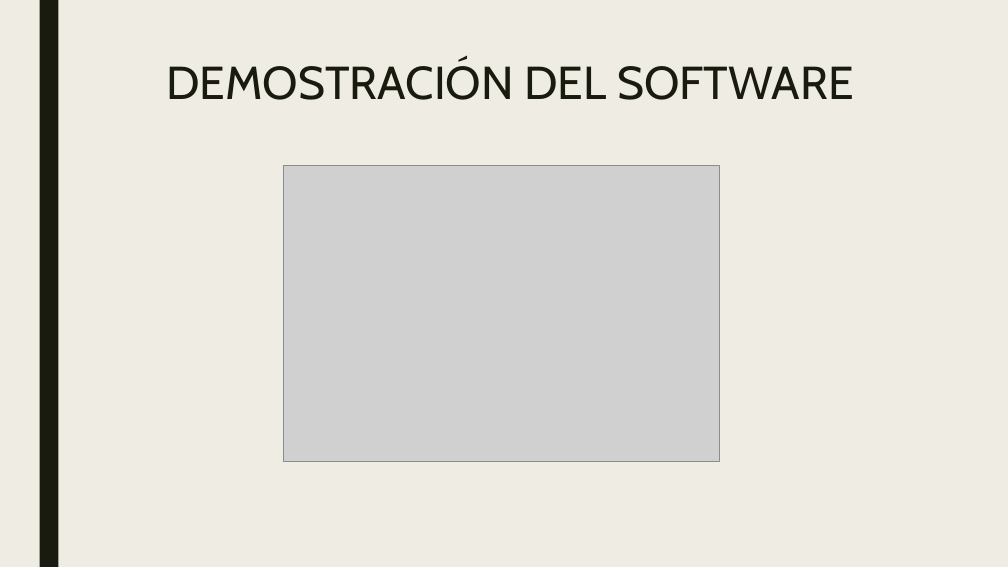
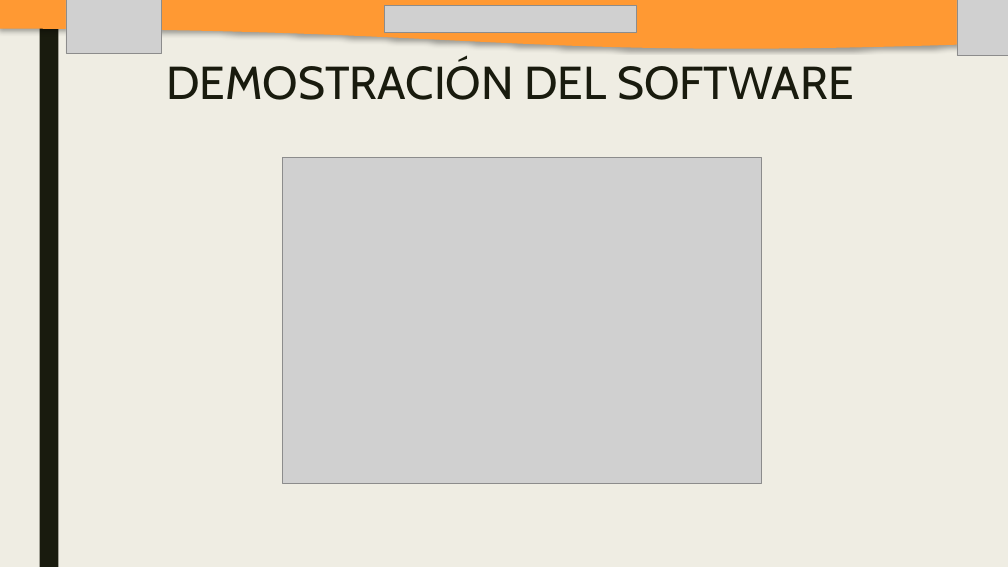
Before and after one commit to SM-ROOT/SM-ROOT, a slide deck: slide 24 of 9°A/Integradora/diapositiva/SM-ROOT_APPMO-SP.pptx (slide 21 before the commit). Drawn at 1008x567 pixels with LibreOffice and Linux fonts; fonts in the diff are those of the drawing; grey boxes stand for pictures. Boxes give left, top, right and bottom in pixels: in the first picture for what was removed or moved away, otherwise in the second. Text is boxed around its words. In the diff, an @@ line names an element or a change of style, - is before the commit and + after.

```diff
--- a/9°A/Integradora/diapositiva/SM-ROOT_APPMO-SP.pptx
+++ b/9°A/Integradora/diapositiva/SM-ROOT_APPMO-SP.pptx
@@ freeform shape added at [0,0,1008,48], fill #FF9933 @@
@@ picture added at [66,0,161,54] @@
@@ picture added at [385,5,636,33] @@
@@ picture added at [957,0,1008,56] @@
@@ picture: place and size @@
-picture at [284,165,719,461]
+picture at [283,157,762,483]
```
Also in this commit, not shown: 18 other slides changed, 6 slides added, 4 slides removed, 31 other files.
